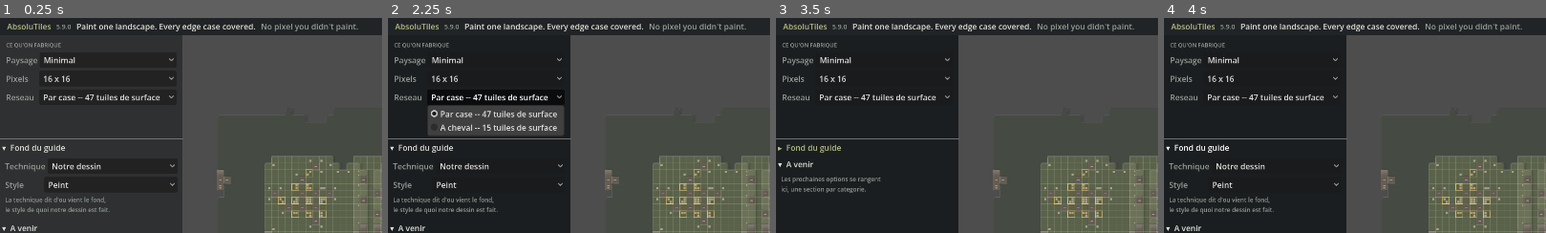
Above: before the commit, frames 1-4 (left to right).
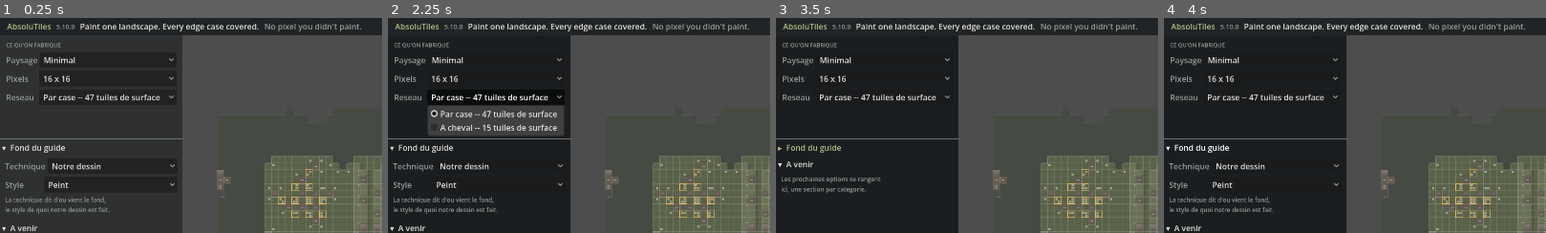
Above: after the commit, the same moments.

Repository: darref/MarchingSquares
Game: Godot game, scene res://ui/editor.tscn
Same seed, same stepped clock (60 frames per second), same inputs: the game is played once before the commit and once after it.
Inputs:
- Up to frame 1 (0.25 s): no input
- Up to frame 2 (2.25 s): click "Minimal" at 0.5 s; click "16 x 16" at 1.25 s; click "Par case -- 47 tuiles de surf…" at 2 s
- Up to frame 3 (3.5 s): click "▾ Fond du guide" at 2.75 s
- Up to frame 4 (4 s): click "▸ Fond du guide" at 3.5 s
The pictures show only the part of the screen within x 0-50%, y 0-50%; the shares and areas given below are measured in that part.

The runs differ from the first frame. In frame 1, 1.4% of the frame differs, in the area x 16-95%, y 2-7%; in frame 2, 1.4%; in frame 3, 1.4%; in frame 4, 1.4%.

Commit message:
Le mode d'emploi a trois niveaux, ouvert par le bandeau
Un outil qu'on achete et qu'on n'arrive pas a ouvrir est un outil qu'on se
fait rembourser. Le mode d'emploi n'est donc ni un PDF, ni un site, ni un
README : il est a un clic, dans la fenetre, et il se referme d'une croix.

Trois niveaux, et ce sont trois lecteurs differents, pas trois longueurs du
meme texte : prise en main, comment ca marche, la regle de pose ligne par
ligne.

LE NIVEAU 3 N'EST PAS RECOPIE, IL EST LU A LA SOURCE. `placement_rules()`
rend exactement les lignes que `_spec()` ecrit dans le manifeste. Un mode
d'emploi qui paraphraserait le contrat serait un second endroit ou mentir :
le jour ou une clause bouge, les deux textes divergeraient sans que rien ne
le dise. C'est asserte -- chaque ligne du manuel se retrouve mot pour mot
dans un manifeste vraiment ecrit.

Le bandeau devient cliquable et porte huit conseils pratiques en plus des
phrases de la charte : un conseil qui passe en six secondes est un conseil
qu'on rate.

Repare au passage : la section « Version » de CLAUDE.md avait perdu son
en-tete et son preambule dans un patch anterieur ; il ne restait que les
trois puces orphelines.

Trois pieges payes comptant, notes pour ne pas les repayer :
- `set_anchors_preset()` conserve la taille courante -- appele dans
  `_ready()` ou elle vaut zero, il laisse le panneau minuscule en haut a
  gauche et le voile ne couvre rien ;
- en GDScript `%` se lie au DERNIER fragment d'une concatenation ;
- `String.find("")` rend -1 en Godot la ou Python rend 0 : le test naissant
  declarait absentes les six lignes de respiration du contrat.

412 verifications, 0 echec.

Co-Authored-By: Claude Opus 5 <noreply@anthropic.com>
Claude-Session: https://claude.ai/code/session_018tvN4TQBR3sh7MsSTnFB1b

Diff:
--- a/exporters/tileset_png.gd
+++ b/exporters/tileset_png.gd
@@ -255,6 +255,17 @@
 				Walls.role_name(role)])
 
 	return "\n".join(lines) + "\n"
+
+
+## LA REGLE DE POSE, telle qu'elle part dans le manifeste.
+##
+## ⚠ LE MODE D'EMPLOI LA LIT D'ICI, ET C'EST TOUT L'INTERET. La recopier dans l'interface
+## donnerait deux textes a tenir d'accord, et le jour ou la regle bouge il y en a un qui
+## ment. Ce que l'acheteur lit a l'ecran est mot pour mot ce que son moteur recevra.
+static func placement_rules() -> PackedStringArray:
+	var lines: PackedStringArray = PackedStringArray()
+	_spec(lines)
+	return lines
 
 
 ## LA REGLE DE POSE, ecrite noir sur blanc.
--- a/project.godot
+++ b/project.godot
@@ -12,7 +12,7 @@
 
 config/name="AbsoluTiles"
 config/description="Paint one landscape. Every edge case covered."
-config/version="5.9.0"
+config/version="5.10.0"
 run/main_scene="res://ui/editor.tscn"
 config/features=PackedStringArray("4.7")
 
--- a/tests/run.gd
+++ b/tests/run.gd
@@ -71,6 +71,7 @@
 	_test_underfoot()
 	_test_guide_image()
 	_test_wireframe_joins()
+	_test_manual()
 	_test_plugin_rules()
 	_test_trial_tileset()
 	_test_stacked_levels()
@@ -2145,6 +2146,60 @@
 ## ⚠ ON COMPARE LES TROIS VOCABULAIRES, PAS UN SEUL. Une divergence sur les robes ne se
 ## verrait jamais en ne comparant que les index de surface -- et c est justement la que la
 ## regle est la plus subtile, puisque le pan depend de la levre du voisin.
+## LE MODE D EMPLOI NE PARAPHRASE PAS LE CONTRAT, IL LE LIT.
+##
+## ⚠ UN SECOND ENDROIT OU DIRE LA REGLE EST UN SECOND ENDROIT OU MENTIR. Le niveau 3 du
+## manuel est la regle de pose ligne par ligne ; s'il en gardait sa propre copie, une clause
+## qui bouge laisserait les deux textes en desaccord SANS QUE RIEN NE LE SIGNALE -- exactement
+## le defaut que le manifeste existe pour supprimer. Il lit donc `placement_rules()`, la meme
+## fonction qui ecrit le fichier, et ce test le prouve : chaque ligne rendue se retrouve
+## telle quelle dans un manifeste vraiment ecrit.
+func _test_manual() -> void:
+	print("Mode d emploi : le niveau 3 est le contrat lui-meme")
+
+	var manual: Script = load("res://ui/manual.gd")
+	_check(manual != null and manual.can_instantiate(),
+			"le mode d emploi s analyse et s instancie")
+
+	var rules: PackedStringArray = TilesetPNG.placement_rules()
+	_check(rules.size() > 20, "la regle de pose fait plus de vingt lignes (%d)" % rules.size())
+
+	var folder: String = "user://manuel"
+	DirAccess.make_dir_recursive_absolute(ProjectSettings.globalize_path(folder))
+	var heights: PackedStringArray = HeightMask.read(Modes.guide_path(Modes.MINIMAL))
+	var painting: Painting = Trial.paint(heights, 16)
+	_check_equal(TilesetPNG.write(folder, "manuel", painting, heights, Modes.MINIMAL)["error"],
+			OK, "un manifeste s ecrit, pour avoir de quoi comparer")
+	var manifest: String = FileAccess.get_file_as_string(folder.path_join("manuel_tileset.txt"))
+
+	# ⚠ ON SAUTE LES LIGNES VIDES, et pas par commodite : `String.find("")` rend **-1** en
+	# Godot la ou Python rend 0. Les six lignes de respiration du contrat se seraient donc
+	# declarees absentes d'un fichier qui les contient -- un test faux, qui envoie corriger ce
+	# qui va bien.
+	var strays: int = 0
+	var first: String = ""
+	for line: String in rules:
+		if line.is_empty():
+			continue
+		if manifest.find(line) == -1:
+			strays += 1
+			if first.is_empty():
+				first = line
+	_check_equal(strays, 0,
+			"les %d lignes du manuel sont dans le manifeste, mot pour mot%s"
+			% [rules.size(), "" if first.is_empty() else " (manque : %s)" % first])
+
+	# ⚠ ET IL FAUT QUE LA REGLE SOIT VRAIMENT LA REGLE, pas un entete recopie. On cherche
+	# la clause qui porte le plus : celle du vide.
+	var carries: bool = false
+	for line: String in rules:
+		if line.begins_with("void "):
+			carries = true
+	_check(carries, "et elles portent bien la clause du vide, pas seulement l en-tete")
+
+	_wipe(folder)
+
+
 func _test_plugin_rules() -> void:
 	print("AbsoluPaint : la regle du plugin est CELLE DU NOYAU, case pour case")
 
--- a/ui/editor.gd
+++ b/ui/editor.gd
@@ -23,13 +23,20 @@
 const TilesetPNG := preload("res://exporters/tileset_png.gd")
 const ProofScene := preload("res://core/proof_scene.gd")
 const PluginInstall := preload("res://core/plugin_install.gd")
+const MANUAL := preload("res://ui/manual.gd")
 const Trial := preload("res://exporters/trial_tileset.gd")
 
 ## Part de l'ecran occupee par la fenetre au lancement.
 const WINDOW_SCREEN_SHARE: float = 0.95
 
-## Le bandeau du haut, qui deroule la charte. C'est la seule fantaisie du logiciel, et elle
-## dit quelque chose de vrai a chaque phrase.
+## Le bandeau du haut, qui deroule la charte ET des conseils.
+##
+## ⚠ IL DIT QUELQUE CHOSE DE VRAI A CHAQUE PHRASE, et c'est ce qui l'autorise a etre la
+## seule fantaisie du logiciel. Une banniere qui se contenterait de vanter le produit serait
+## du bruit ; celle-ci apprend a s'en servir pendant qu'on regarde ailleurs.
+##
+## ⚠ ET ON PEUT CLIQUER DESSUS. Un conseil qui passe en six secondes est un conseil qu'on
+## rate : la zone entiere ouvre le mode d'emploi, ou tout est ecrit et rien ne defile.
 const PROMISES: Array[String] = [
 	"Le guide est prouve complet avant que vous ne posiez un pixel.",
 	"On dessine, on ne configure pas.",
@@ -39,6 +46,14 @@
 	"Ce qui n'est pas garanti est interdit : le crayon refuse le reste.",
 	"47 tuiles de surface, 12 de mur. Le compte est tenu a l'ecran.",
 	"Une case laissee vierge n'est pas utilisee. Peindre, c'est choisir.",
+	"Cliquez ici : le mode d'emploi s'ouvre en grand.",
+	"Clic gauche pose, clic droit efface. Ctrl+Z defait un trait entier.",
+	"Les cases cerclees d'ambre n'ont pas de jumelle : personne d'autre ne les portera.",
+	"Peindre une case en remplit toutes les jumelles : c'est la meme tuile, vue ailleurs.",
+	"Le paysage, la taille et le reseau se choisissent AVANT de dessiner.",
+	"Installer le plugin : ciblez la racine du projet, celle qui contient project.godot.",
+	"Un tileset part avec le plugin -- le votre s'il est complet, son essai sinon.",
+	"Dans Godot : bouton AbsoluPaint dans la barre du haut, et tout est deja propose.",
 ]
 const PROMISE_SECONDS: float = 6.0
 
@@ -48,6 +63,7 @@
 ## Le fichier de travail en cours, vide tant qu on n a pas enregistre une fois.
 var _work_path: String = ""
 var _open_dialog: FileDialog = null
+var _manual: Control = null
 var _save_dialog: FileDialog = null
 var _export_dialog: FileDialog = null
 var _plugin_dialog: FileDialog = null
@@ -86,6 +102,15 @@
 	(%InkChoice as OptionButton).item_selected.connect(_on_style_selected)
 	(%RotationsCheck as CheckBox).toggled.connect(_on_twins_toggled)
 	(%FitButton as Button).pressed.connect(_on_fit_pressed)
+	# ⚠ LE MODE D'EMPLOI SE POSE EN DERNIER, donc par-dessus tout le reste. Ajoute plus
+	# tot, il passerait sous la zone de travail et le clic ne l'atteindrait jamais.
+	_manual = MANUAL.new()
+	add_child(_manual)
+	var ticker: Label = %Ticker
+	ticker.mouse_filter = Control.MOUSE_FILTER_STOP
+	ticker.mouse_default_cursor_shape = Control.CURSOR_POINTING_HAND
+	ticker.tooltip_text = "Mode d'emploi"
+	ticker.gui_input.connect(_on_ticker_input)
 	(%GridCheck as CheckBox).toggled.connect(_on_grid_toggled)
 	(%AssembledCheck as CheckBox).toggled.connect(_on_assembled_toggled)
 	(%PreviewCheck as CheckBox).toggled.connect(_on_preview_toggled)
@@ -297,6 +322,14 @@
 
 func _on_pencil_changed(color: Color) -> void:
 	(%WorkArea as Control).pencil = color
+
+
+## Le bandeau ouvre le mode d'emploi.
+func _on_ticker_input(event: InputEvent) -> void:
+	var click: InputEventMouseButton = event as InputEventMouseButton
+	if click != null and click.pressed and click.button_index == MOUSE_BUTTON_LEFT:
+		_manual.open()
+		(%Ticker as Label).accept_event()
 
 
 func _on_swatch_pressed(button: Button) -> void:
--- /dev/null
+++ b/ui/manual.gd
@@ -0,0 +1,289 @@
+# LE MODE D'EMPLOI — trois niveaux, du geste a la regle.
+#
+# ⚠ TROIS NIVEAUX PARCE QU'IL Y A TROIS LECTEURS, ET QU'ILS NE CHERCHENT PAS LA MEME CHOSE.
+# Celui qui vient d'acheter veut peindre dans la minute. Celui qui a peint veut savoir
+# pourquoi l'outil lui refuse une case. Celui qui ecrit son moteur veut la regle, ligne par
+# ligne, sans une phrase de plus. Un seul texte pour les trois ne sert aucun des trois.
+#
+# ⚠ ET LE TROISIEME NIVEAU N'EST PAS ECRIT ICI. Il est lu de `TilesetPNG.placement_rules()`,
+# c'est-a-dire de ce qui part VRAIMENT dans le manifeste. Le recopier donnerait deux textes a
+# tenir d'accord, et le jour ou la regle bouge il y en a un qui ment.
+extends Control
+
+const TilesetPNG := preload("res://exporters/tileset_png.gd")
+const Walls := preload("res://core/walls.gd")
+const BlobIndex := preload("res://core/blob_index.gd")
+const CornerIndex := preload("res://core/corner_index.gd")
+
+const VEIL: Color = Color(0.055, 0.063, 0.055, 0.82)
+const PAPER: Color = Color(0.118, 0.129, 0.118, 1.0)
+const INK: Color = Color(0.855, 0.871, 0.839, 1.0)
+const FAINT: Color = Color(0.588, 0.612, 0.588, 1.0)
+const TITLE: Color = Color(0.733, 0.792, 0.514, 1.0)
+
+## Part de la fenetre que prend le panneau. ⚠ PAS TOUT L'ECRAN : voir le guide depasser
+## derriere rappelle qu'on est pose PAR-DESSUS le travail, pas parti ailleurs.
+const SHARE: float = 0.86
+
+
+## ⚠ `set_anchors_and_offsets_preset`, PAS `set_anchors_preset`. Le second recalcule les
+## decalages pour CONSERVER la taille courante -- qui vaut zero a `_ready`. Le panneau
+## restait donc grand comme son contenu minimum, colle en haut a gauche, et le voile ne
+## couvrait rien. Rien ne le signalait : les ancres etaient bien celles qu'on avait demandees.
+func _ready() -> void:
+	set_anchors_and_offsets_preset(Control.PRESET_FULL_RECT)
+	mouse_filter = Control.MOUSE_FILTER_STOP
+	visible = false
+	_build()
+
+
+func _build() -> void:
+	var veil: ColorRect = ColorRect.new()
+	veil.color = VEIL
+	veil.set_anchors_and_offsets_preset(Control.PRESET_FULL_RECT)
+	veil.mouse_filter = Control.MOUSE_FILTER_STOP
+	add_child(veil)
+
+	var frame: PanelContainer = PanelContainer.new()
+	frame.anchor_left = 0.5 - SHARE * 0.5
+	frame.anchor_right = 0.5 + SHARE * 0.5
+	frame.anchor_top = 0.5 - SHARE * 0.5
+	frame.anchor_bottom = 0.5 + SHARE * 0.5
+	frame.offset_left = 0.0
+	frame.offset_right = 0.0
+	frame.offset_top = 0.0
+	frame.offset_bottom = 0.0
+	var skin: StyleBoxFlat = StyleBoxFlat.new()
+	skin.bg_color = PAPER
+	skin.border_color = Color(0.239, 0.263, 0.231, 1.0)
+	skin.set_border_width_all(1)
+	skin.set_corner_radius_all(4)
+	skin.set_content_margin_all(18)
+	frame.add_theme_stylebox_override("panel", skin)
+	add_child(frame)
+
+	var column: VBoxContainer = VBoxContainer.new()
+	column.add_theme_constant_override("separation", 10)
+	frame.add_child(column)
+
+	var head: HBoxContainer = HBoxContainer.new()
+	column.add_child(head)
+	var title: Label = Label.new()
+	title.text = "Mode d'emploi"
+	title.add_theme_font_size_override("font_size", 20)
+	title.add_theme_color_override("font_color", TITLE)
+	title.size_flags_horizontal = Control.SIZE_EXPAND_FILL
+	head.add_child(title)
+	var shut: Button = Button.new()
+	shut.text = "✕"
+	shut.flat = true
+	shut.tooltip_text = "Fermer (Echap)"
+	shut.add_theme_font_size_override("font_size", 20)
+	shut.pressed.connect(close)
+	head.add_child(shut)
+
+	var tabs: TabContainer = TabContainer.new()
+	tabs.size_flags_vertical = Control.SIZE_EXPAND_FILL
+	column.add_child(tabs)
+	_page(tabs, "1 · Prise en main", _hands_on())
+	_page(tabs, "2 · Comment ça marche", _how_it_works())
+	_page(tabs, "3 · La règle de pose", "")
+
+
+## Une page : du texte enrichi, qui defile.
+func _page(tabs: TabContainer, name: String, body: String) -> void:
+	var scroll: ScrollContainer = ScrollContainer.new()
+	scroll.name = name
+	tabs.add_child(scroll)
+	var margin: MarginContainer = MarginContainer.new()
+	margin.add_theme_constant_override("margin_left", 14)
+	margin.add_theme_constant_override("margin_right", 14)
+	margin.add_theme_constant_override("margin_top", 12)
+	margin.add_theme_constant_override("margin_bottom", 12)
+	margin.size_flags_horizontal = Control.SIZE_EXPAND_FILL
+	scroll.add_child(margin)
+	var text: RichTextLabel = RichTextLabel.new()
+	text.bbcode_enabled = true
+	text.fit_content = true
+	text.selection_enabled = true
+	text.size_flags_horizontal = Control.SIZE_EXPAND_FILL
+	text.add_theme_color_override("default_color", INK)
+	text.text = body if not body.is_empty() else _the_contract()
+	margin.add_child(text)
+
+
+func open() -> void:
+	visible = true
+	move_to_front()
+	grab_focus()
+
+
+func close() -> void:
+	visible = false
+
+
+## ⚠ ECHAP FERME, PARCE QUE C'EST LE GESTE QU'ON FAIT SANS Y PENSER. Une fenetre qui ne se
+## ferme que par sa croix oblige a viser pour sortir de quelque chose qu'on a ouvert par
+## curiosite.
+func _gui_input(event: InputEvent) -> void:
+	if event is InputEventKey and (event as InputEventKey).pressed \
+			and (event as InputEventKey).keycode == KEY_ESCAPE:
+		close()
+		accept_event()
+
+
+func _titre(text: String) -> String:
+	return "\n[font_size=17][color=#bbca83]%s[/color][/font_size]\n" % text
+
+
+func _hands_on() -> String:
+	var lines: PackedStringArray = PackedStringArray()
+	lines.append("[i]Vous peignez un paysage une fois. Le logiciel en tire un tileset "
+			+ "complet, et le moteur le pose sans que vous ayez rien a regler.[/i]")
+
+	lines.append(_titre("1. Choisir ce qu'on fabrique"))
+	lines.append("Dans la barre de gauche, trois choix, et ils se font [b]avant[/b] de "
+			+ "dessiner : le [b]paysage[/b], la [b]taille des faux pixels[/b], le "
+			+ "[b]reseau[/b].")
+	lines.append("Ils se ferment au premier pixel pose : en changer rejetterait le travail, "
+			+ "puisque ce ne seraient plus les memes tuiles.")
+
+	lines.append(_titre("2. Peindre"))
+	lines.append("[b]Clic gauche[/b] pose, [b]clic droit[/b] efface. Choisissez une couleur "
+			+ "dans la palette du Crayon.")
+	lines.append("Les cases qui portent [b]la meme tuile[/b] se remplissent ensemble : ce "
+			+ "n'est pas une autre tuile qui se ressemble, c'est la meme, vue a plusieurs "
+			+ "endroits. Un coup de crayon peut donc en toucher cent.")
+	lines.append("Les cases [color=#e1b360]cerclees d'ambre[/color] n'ont pas de jumelle : "
+			+ "personne d'autre ne portera leur tuile.")
+	lines.append("[b]Ctrl+Z[/b] defait un trait entier, [b]Ctrl+Y[/b] le refait. "
+			+ "[b]Ctrl+S[/b] enregistre, [b]Ctrl+O[/b] rouvre.")
+	lines.append("[color=#96a096]Les deux jauges en haut a droite disent ce qui reste. "
+			+ "Elles se recalculent a chaque coup de crayon, avec les memes fonctions que la "
+			+ "suite de tests : ce que l'ecran affiche est ce que les tests prouvent."
+			+ "[/color]")
+
+	lines.append(_titre("3. Exporter"))
+	lines.append("Le bouton [b]Exporter[/b] s'ouvre quand il ne manque plus une tuile, et "
+			+ "pas avant. Une feuille a moitie peinte n'est pas un tileset, c'est un piege : "
+			+ "des trous transparents qu'on decouvrirait dans le jeu.")
+	lines.append("Il ecrit [b]quatre fichiers[/b] : les deux planches, une planche de "
+			+ "[b]preuve[/b] -- chaque cas isole, a une place connue d'avance -- et le "
+			+ "[b]manifeste[/b], qui porte la regle de pose en entier.")
+
+	lines.append(_titre("4. Installer dans votre moteur"))
+	lines.append("Bouton [b]Installer le plugin Godot[/b], puis choisissez [b]la racine du "
+			+ "projet[/b] : le dossier qui contient [code]project.godot[/code]. Pas "
+			+ "[code]addons/[/code], pas une sous-scene -- la racine.")
+	lines.append("Un [b]tileset part avec[/b], dans [code]absolutiles/[/code] : le votre "
+			+ "s'il est complet, son [b]essai[/b] sinon. L'essai est fait du dessin du guide "
+			+ "lui-meme : de quoi poser un monde tout de suite, sans avoir peint.")
+
+	lines.append(_titre("5. Peindre le monde, dans Godot"))
+	lines.append("[b]Projet → Parametres du projet → Extensions[/b], cochez "
+			+ "[b]AbsoluPaint[/b].")
+	lines.append("Un bouton [b]AbsoluPaint[/b] apparait dans la barre du haut. Cliquez-le : "
+			+ "il ouvre son panneau, pose un monde dans la scene ouverte et vous y emmene.")
+	lines.append("Dans le panneau : choisissez un [b]etage[/b] (0 est du sol, 1 a 9 les "
+			+ "plateaux, [b]Vide[/b] retire la case du monde), [b]armez le pinceau[/b], et "
+			+ "peignez. Clic gauche pose, clic droit retire.")
+	lines.append("[color=#96a096]Vous n'avez aucun fichier a pointer : le panneau cherche "
+			+ "les tilesets du projet et les propose. S'il n'y en a qu'un, il le prend."
+			+ "[/color]")
+	lines.append("[color=#96a096]Le pinceau s'arme a la main, expres : tant qu'il est arme, "
+			+ "la souris peint au lieu de deplacer les noeuds.[/color]")
+	return "\n".join(lines)
+
+
+func _how_it_works() -> String:
+	var lines: PackedStringArray = PackedStringArray()
+	lines.append("[i]Ce niveau explique pourquoi l'outil refuse certaines choses. Rien ici "
+			+ "n'est necessaire pour peindre.[/i]")
+
+	lines.append(_titre("Le guide est prouve avant que vous ne peigniez"))
+	# ⚠ ON FORME LA PHRASE PUIS ON LA REMPLIT. En GDScript, `%` mord sur le DERNIER
+	# fragment d'une concatenation, pas sur l'ensemble : ecrit d'un trait, il cherchait ses
+	# arguments dans un morceau qui n'en attendait aucun.
+	var count: int = BlobIndex.CANONICAL_INDICES.size()
+	var neighbourhood: String = ("Une tuile de surface ne depend que du voisinage de sa "
+			+ "case : huit voisins, donc 256 configurations, qui se ramenent a [b]%d[/b] une "
+			+ "fois qu'on jette les coins diagonaux isoles -- ils ne changent pas la "
+			+ "silhouette.")
+	lines.append(neighbourhood % count)
+	var proven: String = ("Le guide livre contient les %d, verifie par programme. Ce n'est "
+			+ "pas une promesse : c'est un compte.")
+	lines.append(proven % count)
+
+	lines.append(_titre("Deux vocabulaires, jamais melanges"))
+	lines.append("Un terrain resout les coins d'un [b]plan[/b]. Une falaise [b]sort du "
+			+ "plan[/b] : sa face occupe des cases qui, vues de dessus, appartiennent au sol "
+			+ "d'en bas. Aucun systeme de terrain ne peut la poser.")
+	var families: String = ("D'ou deux familles : [b]%d[/b] tuiles de surface et [b]%d[/b] "
+			+ "de mur, soit [b]%d[/b] en tout -- et deux planches separees, pour qu'on sache "
+			+ "toujours ou l'une s'arrete.")
+	lines.append(families % [count, Walls.ALL_ROLES.size(), count + Walls.ALL_ROLES.size()])
+	var astride: String = ("En reseau [b]a cheval[/b], une tuile est posee sur le croisement "
+			+ "de quatre cases : [b]%d[/b] tuiles de surface au lieu de %d, les murs ne "
+			+ "changeant pas.")
+	lines.append(astride % [CornerIndex.TILE_COUNT, count])
+
+	lines.append(_titre("Ce que le crayon fait sans vous le demander"))
+	lines.append("[b]Les jumelles.[/b] Deux cases qui portent la meme tuile ne se "
+			+ "ressemblent pas : c'est la meme tuile. Les remplir ensemble ne peut donc "
+			+ "jamais etre faux, et ce n'est pas une option.")
+	lines.append("[b]Les raccords obligatoires.[/b] Par endroits, deux tuiles de falaise "
+			+ "[b]sont la meme paroi[/b] : deux rangees qui se suivent dans une chute, deux "
+			+ "flancs muets face a face. Le pixel qui borde l'une borde l'autre -- on le "
+			+ "recopie la ou l'egalite est demontree, et nulle part ailleurs.")
+	lines.append("[color=#96a096]Sur les surfaces, aucune egalite n'est exigee : a la "
+			+ "frontiere entre une case dont le nord est plein et une case dont il est vide, "
+			+ "la levre eclairee s'arrete net, et elle a raison -- le terrain fait une marche "
+			+ "la.[/color]")
+
+	lines.append(_titre("Le vide, la plaine, et le bord du monde"))
+	var plain: String = ("[b]La plaine est un plateau comme les autres.[/b] Elle a sa "
+			+ "silhouette, ses %d index, et ses falaises la ou elle borde le [b]vide[/b].")
+	lines.append(plain % count)
+	lines.append("Le vide n'est pas la plaine : c'est le hors-monde. Sans cette distinction "
+			+ "le moteur ne saurait pas ou le sol s'arrete, et ne poserait aucun etage 0.")
+	lines.append("Dans le plugin : une case [b]presente[/b] a l'etage 0 est du sol, une case "
+			+ "[b]absente[/b] n'est rien.")
+
+	lines.append(_titre("Ce que l'export refuse, et pourquoi"))
+	lines.append("Une feuille incomplete. Un manifeste trop vieux ou trop recent pour le "
+			+ "lecteur -- une regle a pu changer de sens, et poser quand meme serait un "
+			+ "mensonge silencieux. Des constantes de falaise que le moteur ne sait pas "
+			+ "rejouer.")
+	lines.append("[color=#96a096]Un refus n'est pas une erreur : incomplet est l'etat normal "
+			+ "pendant tout le travail. Le bouton est grise, le compte s'affiche, et c'est "
+			+ "tout.[/color]")
+
+	lines.append(_titre("Ce que le plugin fait de votre feuille"))
+	lines.append("Il lit le manifeste, fabrique un TileSet, et pose : les sommets de chaque "
+			+ "etage [b]du bas vers le haut[/b], puis les faces de falaise par-dessus.")
+	lines.append("[b]Il ne fabrique aucune tuile.[/b] Chaque case va chercher, dans la "
+			+ "planche, celle que la regle designe. Si la regle en designait une qui n'existe "
+			+ "pas, ce serait un trou -- et c'est exactement ce que le refus d'une feuille "
+			+ "incomplete rend impossible.")
+	return "\n".join(lines)
+
+
+## LA REGLE DE POSE, telle qu'elle part dans le manifeste. Pas une paraphrase : le texte.
+func _the_contract() -> String:
+	var lines: PackedStringArray = PackedStringArray()
+	lines.append("[i]Ce qui suit est [b]mot pour mot[/b] ce que votre moteur recoit, dans "
+			+ "le fichier [code]<nom>_tileset.txt[/code]. Quelqu'un qui n'a que ce fichier "
+			+ "et les deux planches doit pouvoir poser un monde correct : si une regle "
+			+ "manquait ici, elle vivrait dans la tete de celui qui a ecrit le premier "
+			+ "moteur, et le second divergerait sans que rien ne le dise.[/i]\n")
+	lines.append("[code]")
+	for line: String in TilesetPNG.placement_rules():
+		var clean: String = line.replace("[", "[lb]")
+		if clean.strip_edges().is_empty():
+			lines.append("")
+		elif clean.begins_with("#"):
+			lines.append("[color=#96a096]%s[/color]" % clean)
+		else:
+			lines.append("[color=#e1d9b0]%s[/color]" % clean)
+	lines.append("[/code]")
+	return "\n".join(lines)
--- a/ui/screenshot.gd
+++ b/ui/screenshot.gd
@@ -1,6 +1,7 @@
 extends SceneTree
 
 var _frames: int = 0
+var _manual: bool = false
 var _target: String = "shot.png"
 var _technic: int = -1
 var _ink: int = -1
@@ -41,6 +42,8 @@
 				_ink = 1
 			"remontage":
 				_assembled = true
+			"manuel":
+				_manual = true
 			"apercu":
 				_preview = true
 			"preuve":
@@ -84,6 +87,14 @@
 			var check: CheckBox = _editor.get_node("%AssembledCheck")
 			check.button_pressed = true
 			check.toggled.emit(true)
+		if _manual:
+			# ⚠ ON PASSE PAR LE MEME CHEMIN QUE LE CLIC. Un outil de relecture qui prendrait
+			# un raccourci ne relirait pas ce que l'utilisateur voit.
+			var ticker: Label = _editor.get_node("%Ticker")
+			var click: InputEventMouseButton = InputEventMouseButton.new()
+			click.button_index = MOUSE_BUTTON_LEFT
+			click.pressed = true
+			ticker.gui_input.emit(click)
 		if _preview:
 			var preview: CheckBox = _editor.get_node("%PreviewCheck")
 			preview.button_pressed = true
Not shown, changed: CLAUDE.md
